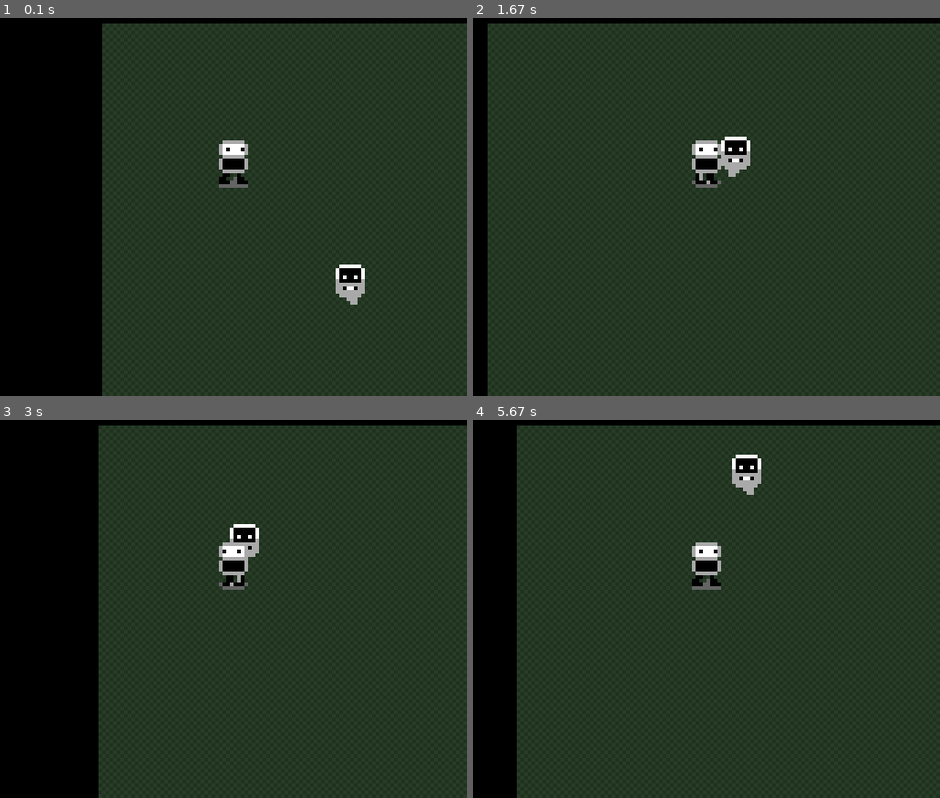
Above: before the commit, frames 1-4 (two rows, left to right).
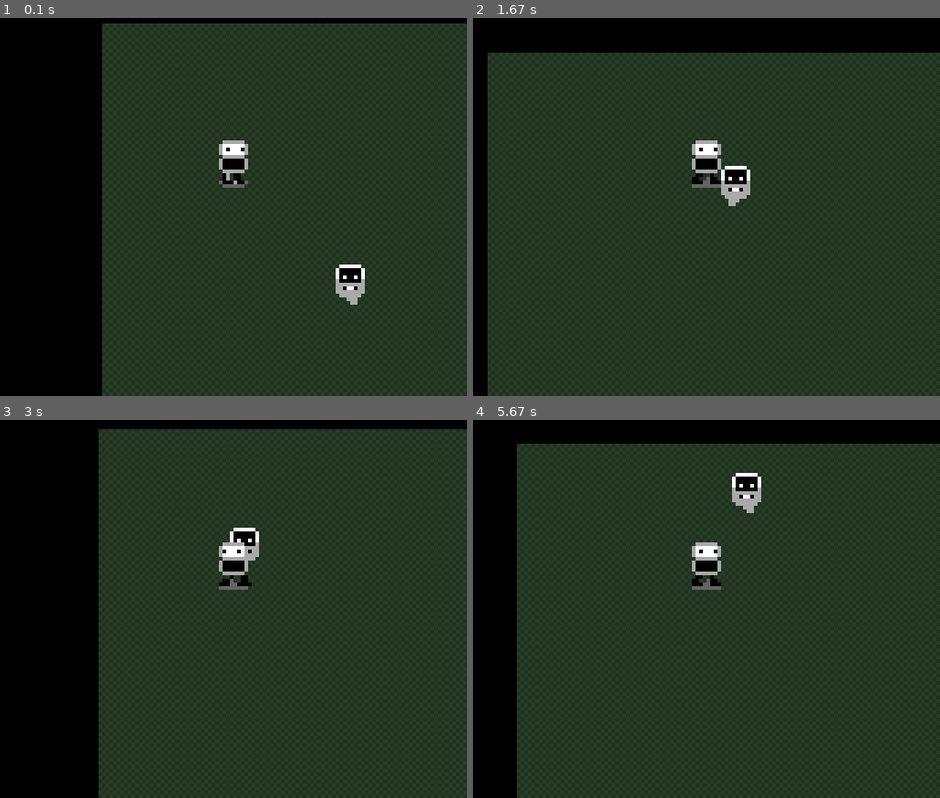
Above: after the commit, the same moments.

Repository: thefonzie-codes/pygame-rpg
Game: pygame game, started from main.py
Same seed, same stepped clock (60 frames per second), same inputs: the game is played once before the commit and once after it.
Inputs:
- Up to frame 1 (0.1 s): no input
- Up to frame 2 (1.67 s): hold D 0.33-0.8 s; hold W 0.83-1.13 s; hold D 1.17-1.63 s
- Up to frame 3 (3 s): hold A 1.67-2.2 s; hold S 2.23-2.53 s; hold A 2.57-2.97 s
- Up to frame 4 (5.67 s): hold W 3-3.37 s; hold D 3.4-4.03 s; hold S 4.07-4.43 s; hold A 4.47-4.93 s; hold D 4.97-5.43 s; hold W from 5.47 s (still down)

The runs differ from the first frame. In frame 1, less than 0.1% of the frame differs, in the area x 46-54%, y 41-45%; in frame 2, 8.6%, in the area x 3-100%, y 1-50%; in frame 3, 1.1%; in frame 4, 5.2%.

Commit message:
ideal response

Diff:
--- a/entities/player.py
+++ b/entities/player.py
@@ -10,6 +10,9 @@
         self.level_map = level_map
         self.width = 8
         self.height = 13
+        self.moving = False
+        self.last_direction = 'right'
+        self.animation_tick_start = 0
         self.models = [[
                 " GGGGGG ",
                 "GWWWWWWG",
@@ -71,45 +74,88 @@
                 " DDDDDD "
             ]
         ]
-        self.last_direction = 'right'  # Default to right
 
     def move(self, keys):
-        moving = False
         if keys[pygame.K_a]:
+            self.moving = True
             self.x -= 1
             self.last_direction = 'left'
-            moving = True
+            self.animation_tick_start = self.tick
         if keys[pygame.K_d]:
+            self.moving = True
             self.x += 1
             self.last_direction = 'right'
-            moving = True
+            self.animation_tick_start = self.tick
+        if keys[pygame.K_w]:
+            self.moving = True
+            self.y -= 1
+            self.animation_tick_start = self.tick
+            # self.last_direction = 'up' # Adding this into the ideal response to make it easier to implement later
+        if keys[pygame.K_s]:
+            self.moving = True
+            self.y += 1
+            self.animation_tick_start = self.tick
+            # self.last_direction = 'down' # Adding this into the ideal response to make it easier to implement later
+
+        if self.moving and self.tick == 24:
+            self.moving = False
+            self.animation_tick_start = 0
 
         self.x = max(0, min(self.x, self.level_map.width - self.width))
         self.y = max(0, min(self.y, self.level_map.height - self.height))
 
     def draw(self, screen, position):
-        if self.last_direction == 'right':
-            model = self.models[0] if self.tick < 12 else self.models[1]
-        else:  # left
-            model = self.models[2] if self.tick < 12 else self.models[3]
-        draw_x, draw_y = position
+        if self.moving == False:
+            if self.last_direction == 'right':
+                model = self.models[1]
+            elif self.last_direction == 'left':
+                model = self.models[3]
 
-        for y, row in enumerate(model):
-            for x, pixel in enumerate(row):
-                if pixel == 'W':
-                    color = COLORS['white']
-                elif pixel == 'B':
-                    color = COLORS['black']
-                elif pixel == 'R':
-                    color = COLORS['red']
-                elif pixel == 'G':
-                    color = COLORS['grey']
-                elif pixel == 'D':
-                    color = COLORS['darkgrey']
-                else:
-                    continue
+            draw_x, draw_y = position
 
-                pygame.draw.rect(screen, color,
-                    ((draw_x + x) * self.pixel_size,
-                    (draw_y + y) * self.pixel_size,
-                    self.pixel_size, self.pixel_size))
+            for y, row in enumerate(model):
+                for x, pixel in enumerate(row):
+                    if pixel == 'W':
+                        color = COLORS['white']
+                    elif pixel == 'B':
+                        color = COLORS['black']
+                    elif pixel == 'R':
+                        color = COLORS['red']
+                    elif pixel == 'G':
+                        color = COLORS['grey']
+                    elif pixel == 'D':
+                        color = COLORS['darkgrey']
+                    else:
+                        continue
+
+                    pygame.draw.rect(screen, color,
+                        ((draw_x + x) * self.pixel_size,
+                        (draw_y + y) * self.pixel_size,
+                        self.pixel_size, self.pixel_size))
+
+        if self.moving == True:
+            if self.last_direction == 'right':
+                model = self.models[1] if self.animation_tick_start + self.tick < 12 else self.models[0]
+            else:  # left
+                model = self.models[3] if self.animation_tick_start + self.tick < 12 else self.models[2]
+            draw_x, draw_y = position
+
+            for y, row in enumerate(model):
+                for x, pixel in enumerate(row):
+                    if pixel == 'W':
+                        color = COLORS['white']
+                    elif pixel == 'B':
+                        color = COLORS['black']
+                    elif pixel == 'R':
+                        color = COLORS['red']
+                    elif pixel == 'G':
+                        color = COLORS['grey']
+                    elif pixel == 'D':
+                        color = COLORS['darkgrey']
+                    else:
+                        continue
+
+                    pygame.draw.rect(screen, color,
+                        ((draw_x + x) * self.pixel_size,
+                        (draw_y + y) * self.pixel_size,
+                        self.pixel_size, self.pixel_size))
